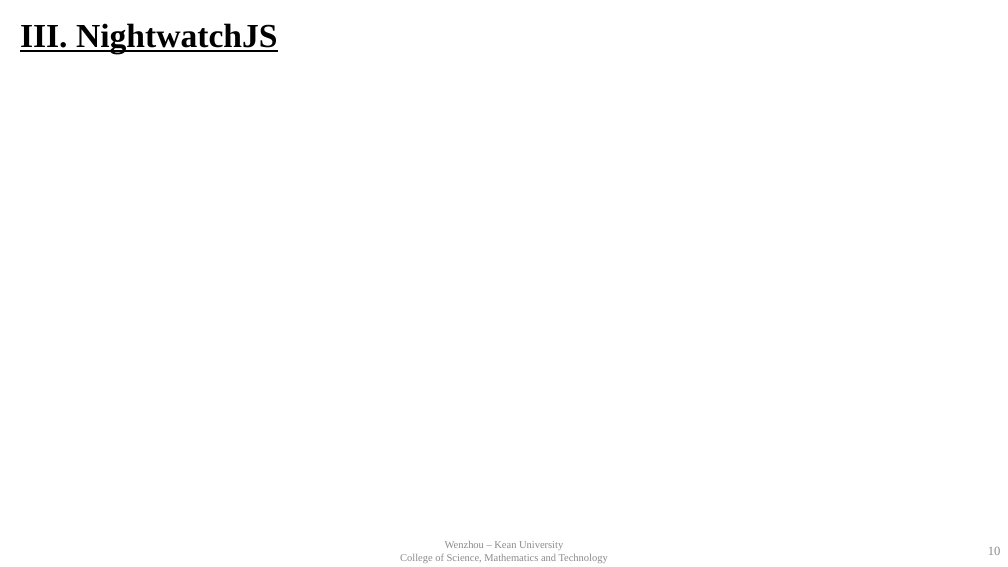
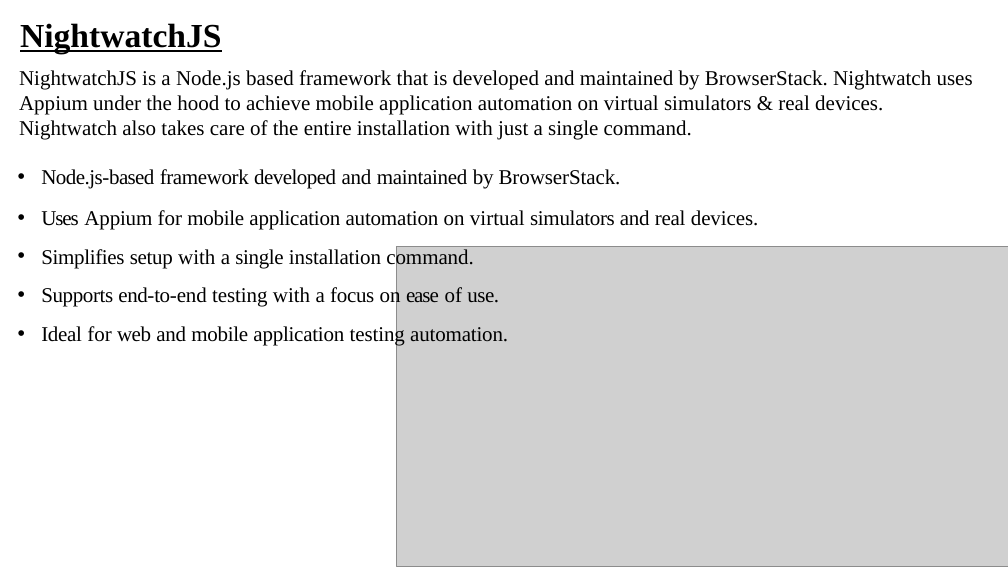
Before and after one commit to baocheng1989/sqa_paper, a slide deck: slide 10 of presentation.pptx. Drawn at 1008x567 pixels with LibreOffice and Linux fonts; fonts in the diff are those of the drawing; grey boxes stand for pictures; background and template pictures are left out. Boxes give left, top, right and bottom in pixels: in the first picture for what was removed or moved away, otherwise in the second. Text is boxed around its words. In the diff, an @@ line names an element or a change of style, - is before the commit and + after.

```diff
--- a/presentation.pptx
+++ b/presentation.pptx
@@ title at (20, 23, 222, 54): text changed @@
-III. NightwatchJS
+NightwatchJS
@@ text added at (19, 70, 973, 140), 20 pt, text #000000 @@
+NightwatchJS is a Node.js based framework that is developed and maintained by BrowserStack. Nightwatch uses Appium under the hood to achieve mobile application automation on virtual simulators & real devices. Nightwatch also takes care of the entire installation with just a single command.
@@ text added at (41, 169, 759, 346), 20 pt, text #000000 @@
+• Node.js-based framework developed and maintained by BrowserStack.
+• Uses Appium for mobile application automation on virtual simulators and real devices.
+• Simplifies setup with a single installation command.
+• Supports end-to-end testing with a focus on ease of use.
+• Ideal for web and mobile application testing automation.
@@ picture added at (396, 247, 1008, 566) @@
```
Also in this commit, not shown: 9 other slides changed, 3 slides added, 2 other files.
